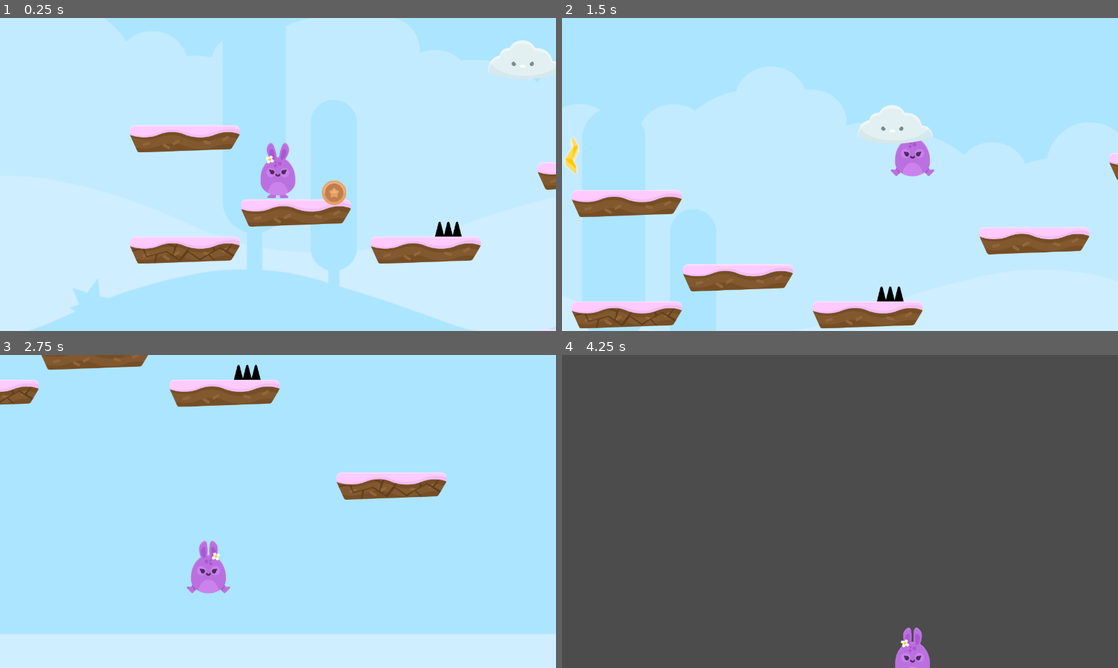
Above: before the commit, frames 1-4 (two rows, left to right).
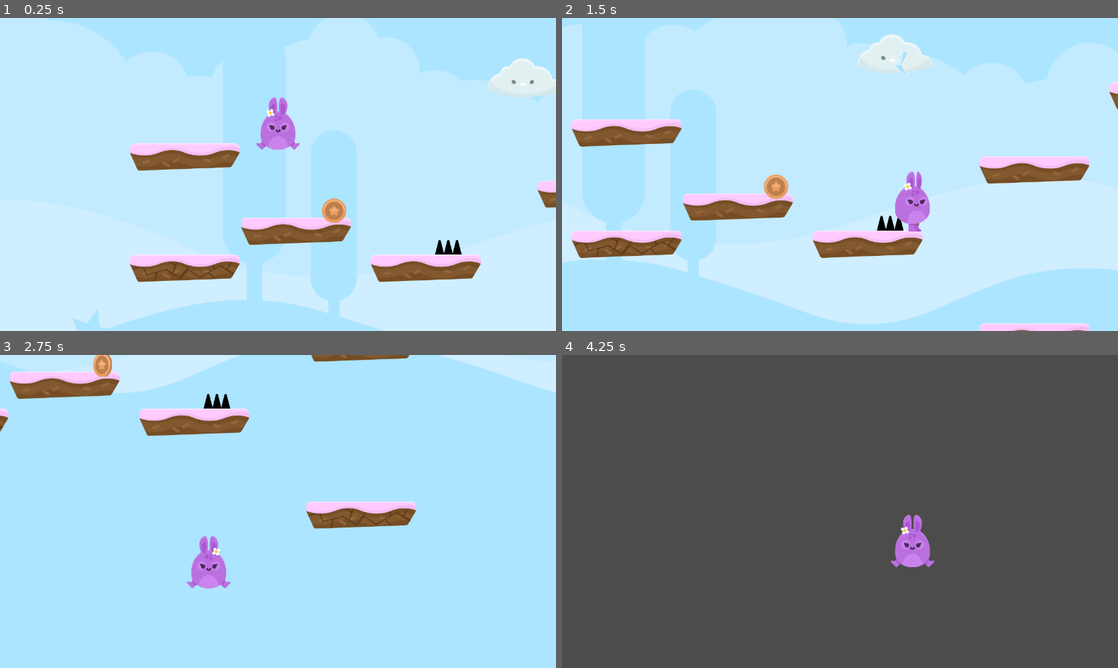
Above: after the commit, the same moments.

Repository: DiscoveringGodot/3_Hoppy_Days
Game: Godot game, scene res://Level 1.tscn
The game is run twice, just before and just after one commit, with the same random seed, the same clock (stepped at 60 frames per second) and the same inputs.
Inputs:
- Up to frame 1 (0.25 s): no input
- Up to frame 2 (1.5 s): hold Right (ui_right) from 0.53 s (still down); tap Up (ui_up) at 0.77 s
- Up to frame 3 (2.75 s): tap Up (ui_up) at 1.52 s; release Right (ui_right) at 2.03 s; hold Left (ui_left) from 2.03 s (still down)
- Up to frame 4 (4.25 s): release Left (ui_left) at 2.78 s; hold Right (ui_right) from 2.78 s (still down); tap Up (ui_up) at 3.02, 3.77 s

The runs differ from the first frame. In frame 1, 20% of the frame differs, in the area x 5-100%, y 7-100%; in frame 2, 26%, in the area x 0-100%, y 5-100%; in frame 3, 23%; in frame 4, 1.4%.
Error before the commit: Invalid call. Nonexistent function 'set_position' in base 'PackedScene'. (res://scripts/NPC_Cloud.gd:20)

Commit message:
Connected Lightning to damage (need to figure out the signal arguments)

Diff:
--- a/Level 1.tscn
+++ b/Level 1.tscn
@@ -44,8 +44,6 @@
 
 position = Vector2( 511.967, 280.915 )
 collision_layer = 15
-collision_mask = 15
-_sections_unfolded = [ "Collision" ]
 jump_height = -1250
 
 [node name="NPC_Cloud" parent="." index="4" instance=ExtResource( 5 )]
@@ -54,4 +52,4 @@
 
 [connection signal="Coin_Pickup" from="Coin" to="Player" method="_on_Coin_Coin_Pickup"]
 
-[connection signal="body_shape_entered" from="SpikesTop" to="Player" method="_on_SpikesTop_body_shape_entered"]
+[connection signal="body_shape_entered" from="SpikesTop" to="Player" method="take_damage"]
--- a/NPCs/Lightning.tscn
+++ b/NPCs/Lightning.tscn
@@ -26,16 +26,21 @@
 gravity = 98.0
 linear_damp = 0.1
 angular_damp = 1.0
+collision_layer = 8
+collision_mask = 3
 audio_bus_override = false
 audio_bus_name = "Master"
 script = ExtResource( 1 )
+_sections_unfolded = [ "Collision", "Z Index" ]
 
 [node name="AnimatedSprite" type="AnimatedSprite" parent="." index="0"]
 
-frames = SubResource( 2 )
+frames = SubResource( 1 )
 animation = "default"
+frame = 1
 playing = true
 
 [node name="CollisionShape2D" type="CollisionShape2D" parent="." index="1"]
 
-shape = SubResource( 1 )
+visible = false
+shape = SubResource( 2 )
--- a/NPCs/NPC_Cloud.tscn
+++ b/NPCs/NPC_Cloud.tscn
@@ -25,6 +25,7 @@
 [node name="NPC_Cloud" type="Node2D"]
 
 script = ExtResource( 1 )
+_sections_unfolded = [ "Transform" ]
 
 [node name="Sprite" type="Sprite" parent="." index="0"]
 
--- a/Player.tscn
+++ b/Player.tscn
@@ -1,12 +1,12 @@
 [gd_scene load_steps=13 format=2]
 
 [ext_resource path="res://scripts/Player.gd" type="Script" id=1]
-[ext_resource path="res://gfx/PNG/Players/bunny2_ready.png" type="Texture" id=2]
-[ext_resource path="res://gfx/PNG/Players/bunny2_stand.png" type="Texture" id=3]
-[ext_resource path="res://gfx/PNG/Players/bunny2_jump.png" type="Texture" id=4]
-[ext_resource path="res://gfx/PNG/Players/bunny2_hurt.png" type="Texture" id=5]
-[ext_resource path="res://gfx/PNG/Players/bunny2_walk1.png" type="Texture" id=6]
-[ext_resource path="res://gfx/PNG/Players/bunny2_walk2.png" type="Texture" id=7]
+[ext_resource path="res://gfx/PNG/Players/bunny2_jump.png" type="Texture" id=2]
+[ext_resource path="res://gfx/PNG/Players/bunny2_hurt.png" type="Texture" id=3]
+[ext_resource path="res://gfx/PNG/Players/bunny2_walk1.png" type="Texture" id=4]
+[ext_resource path="res://gfx/PNG/Players/bunny2_walk2.png" type="Texture" id=5]
+[ext_resource path="res://gfx/PNG/Players/bunny2_ready.png" type="Texture" id=6]
+[ext_resource path="res://gfx/PNG/Players/bunny2_stand.png" type="Texture" id=7]
 [ext_resource path="res://Camera2D.tscn" type="PackedScene" id=8]
 [ext_resource path="res://sound/happy.ogg" type="AudioStream" id=9]
 [ext_resource path="res://sound/coin_SFX.wav" type="AudioStream" id=10]
@@ -14,25 +14,25 @@
 [sub_resource type="SpriteFrames" id=1]
 
 animations = [ {
-"frames": [ ExtResource( 2 ), ExtResource( 3 ) ],
-"loop": true,
-"name": "idle",
-"speed": 5.0
-}, {
-"frames": [ ExtResource( 4 ) ],
+"frames": [ ExtResource( 2 ) ],
 "loop": true,
 "name": "jump",
 "speed": 5.0
 }, {
-"frames": [ ExtResource( 5 ) ],
+"frames": [ ExtResource( 3 ) ],
 "loop": true,
 "name": "hurt",
 "speed": 5.0
 }, {
-"frames": [ ExtResource( 6 ), ExtResource( 7 ) ],
+"frames": [ ExtResource( 4 ), ExtResource( 5 ) ],
 "loop": true,
 "name": "walk",
 "speed": 15.0
+}, {
+"frames": [ ExtResource( 6 ), ExtResource( 7 ) ],
+"loop": true,
+"name": "idle",
+"speed": 5.0
 } ]
 
 [sub_resource type="CapsuleShape2D" id=2]
@@ -41,13 +41,16 @@
 radius = 60.0
 height = 47.674
 
-[node name="Player" type="KinematicBody2D"]
+[node name="Player" type="KinematicBody2D" index="0" groups=[
+"Player",
+]]
 
 input_pickable = false
 collision_layer = 1
-collision_mask = 1
+collision_mask = 15
 collision/safe_margin = 0.001
 script = ExtResource( 1 )
+_sections_unfolded = [ "Collision", "collision" ]
 jump_height = -1200
 
 [node name="Animation" type="AnimatedSprite" parent="." index="0"]
--- a/scripts/Lightning.gd
+++ b/scripts/Lightning.gd
@@ -1,8 +1,19 @@
 extends Area2D
 const SPEED = -200
+var xpos = Vector2()
+signal hurt
 
 func _ready():
-	print("here I am!")
+	xpos = global_position.x
+	connect("body_shape_entered", get_node("/root/Level 1/Player"), "take_damage", [])
 
 func _physics_process(delta):
-	position.y -= SPEED * delta
+	global_position.y -= SPEED * delta
+	global_position.x = xpos
+	var bodies = get_overlapping_bodies()
+	for body in bodies:
+			if body.name == "Player":
+				emit_signal("body_shape_entered")
+				queue_free()
+			else:
+				queue_free()
--- a/scripts/NPC_Cloud.gd
+++ b/scripts/NPC_Cloud.gd
@@ -11,13 +11,12 @@
 	if $Sprite/RayCast2D.is_colliding():
 		if body.name == "Player":
 			fire()
+		else:
+			return
 
 func fire():
 	if timeout == false:
-		print("where is it?")
-		var mypos = self.position
-		get_parent().add_child(lightning.instance(), true)
-		lightning.set_position(position)
+		$Sprite/RayCast2D.add_child(lightning.instance(), true)
 		$Timer.start()
 		timeout = true
 
--- a/scripts/Player.gd
+++ b/scripts/Player.gd
@@ -52,15 +52,13 @@
 	if coin_count > 99:
 		lives +=1
 
-func _take_damage():
+func take_damage(body_id, body, body_shape, area_shape):
+	#if body == self:
 	motion.y = jump_height
+	print ("ow")
 	lives -= 1
 	if lives == 0:
 		_end_game()
 
 func _end_game():
 	pass
-
-func _on_SpikesTop_body_shape_entered(body_id, body, body_shape, area_shape):
-	if body == self:
-		_take_damage()
Not shown: 2 places in NPCs/Lightning.tscn that only renumber resources
